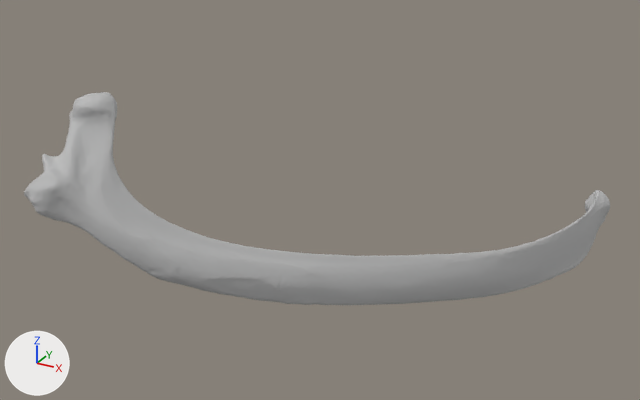
A saved change to the glTF model assets/items/xs224nv8477/xs224nv8477_low.glb.
The view is the same before and after, from a 50 mm lens placed at (234.0, -491.0, 237.0), pointed at (-8.0, -50.0, 17.0). The lights are fixed; the arrows at lower left show +X, +Y and +Z.

The scene before the commit, as lines of its bpy script (objects in view):
```python
mat_material_0 = principled_material('material_0')
mat_material_0.base_color = (0.5, 0.5, 0.5)  # grey #bcbcbc
mat_material_0.roughness = 1.0
me_node_mesh = bpy.data.meshes.new('Node-Mesh')
me_node_mesh.from_pydata(...)  # 60000 vertices, 119995 faces; spans x -63.0..127.0, y -239.0..191.0, z -67.0..118.0
me_node_mesh.materials.append(mat_material_0)  # grey #bcbcbc
ob_node = bpy.data.objects.new('Node', me_node_mesh)
ob_node.location = (0.0, 0.0, 0.0)
```
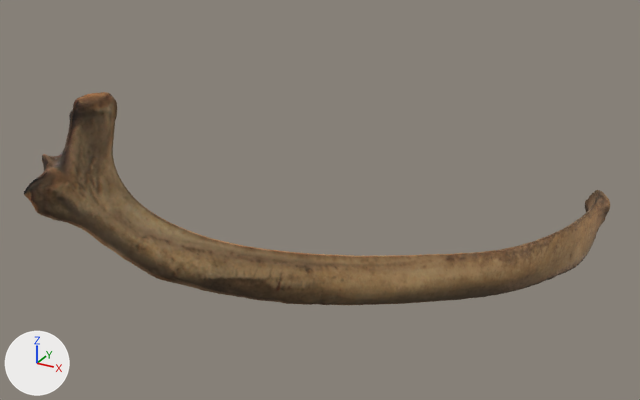
Location of each change, (x1, y1, x2, y2) in pixels of the pictures (640 x 400 px):
'Node', surface changed (grey to brown): (24, 92, 610, 305) in both

The change, as a diff of the scene's bpy script:
```diff
--- a/assets/items/xs224nv8477/xs224nv8477_low.glb.py
+++ b/assets/items/xs224nv8477/xs224nv8477_low.glb.py
@@ img_xs224nv8477_normal @@
+img_xs224nv8477_normal = load_image('xs224nv8477_normal', '_unpacked/xs224nv8477_normal', 2048, 2048, 'Non-Color')
@@ img_xs224nv8477_basecolor @@
+img_xs224nv8477_basecolor = load_image('xs224nv8477_basecolor', '_unpacked/xs224nv8477_basecolor', 2048, 2048, 'sRGB')
@@ mat_material_0 @@
 n0 = _N.new('ShaderNodeBsdfPrincipled'); n0.name = 'Principled BSDF'
-n0.inputs[0].default_value = (0.5, 0.5, 0.5, 1.0)  # 'Base Color', grey #bcbcbc
 n0.inputs[2].default_value = 1.0  # 'Roughness'
 n1 = _N.new('ShaderNodeOutputMaterial'); n1.name = 'Material Output'
+n2 = _N.new('ShaderNodeTexImage'); n2.name = 'Image Texture'
+n2.image = img_xs224nv8477_basecolor
+n3 = _N.new('ShaderNodeNormalMap'); n3.name = 'Normal Map'
+n3.uv_map = 'UVMap'
+n4 = _N.new('ShaderNodeTexImage'); n4.name = 'Image Texture.001'
+n4.image = img_xs224nv8477_normal
 _L.new(n0.outputs[0], n1.inputs[0])  # 'BSDF' to 'Surface'
+_L.new(n2.outputs[0], n0.inputs[0])  # 'Color' to 'Base Color'
+_L.new(n3.outputs[0], n0.inputs[5])  # 'Normal' to 'Normal'
+_L.new(n4.outputs[0], n3.inputs[1])  # 'Color' to 'Color'
```
